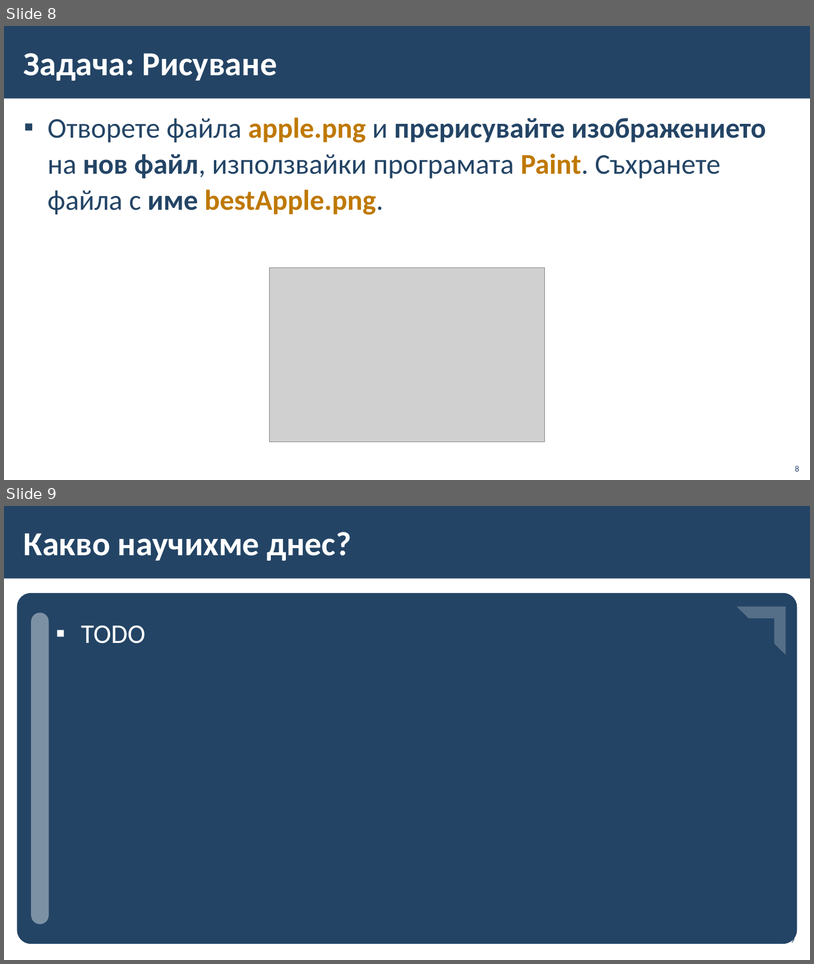
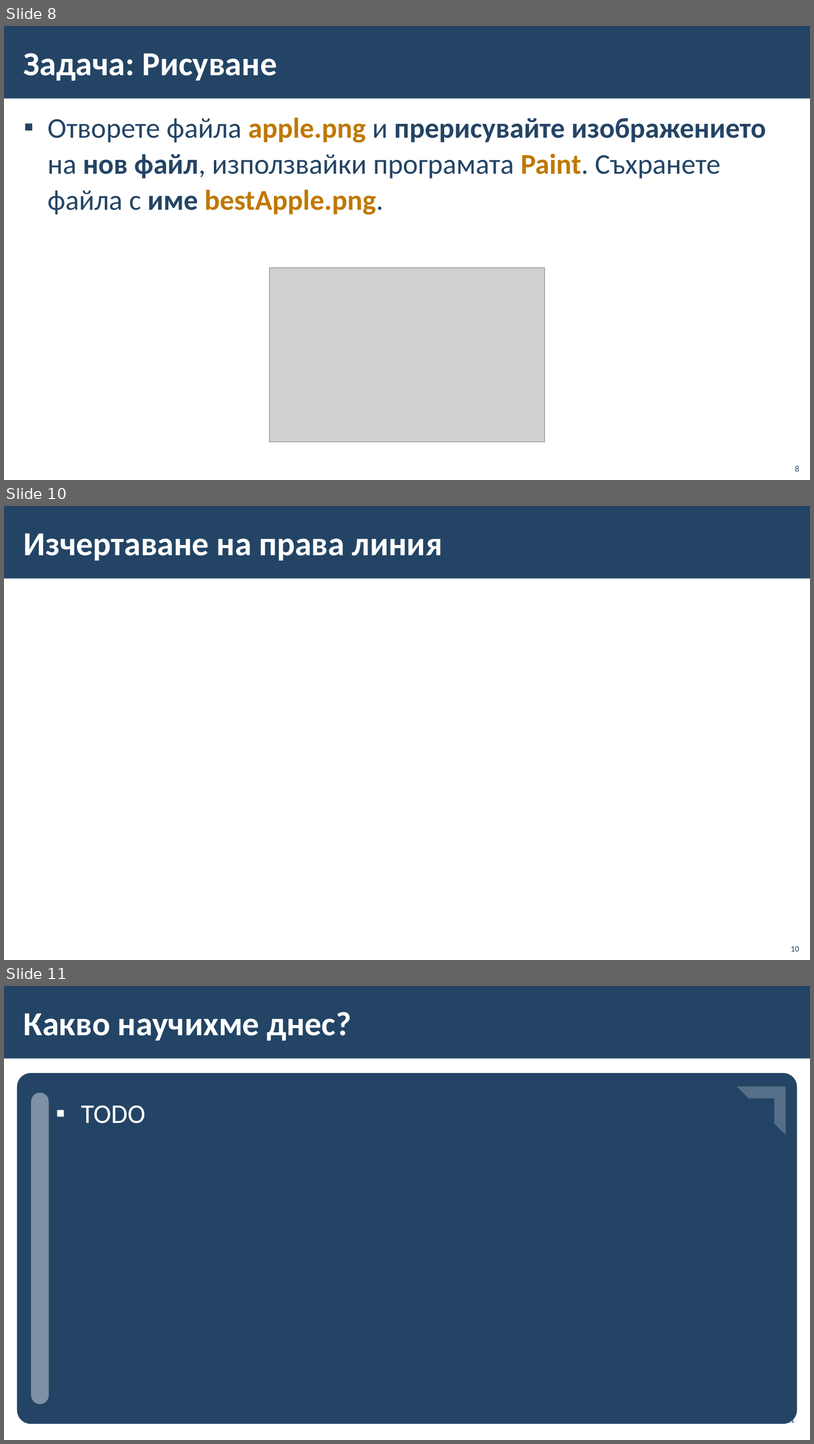
Before and after one commit to BG-IT-Edu/School-Programming, a slide deck: Courses/Computer-Modeling-and-IT/Computer-Modeling-and-IT-5-Class/13-Freehand-Drawing-and-Painting-Tools/13-Freehand-Drawing-and-Painting-Tools.pptx. Shown one above the other, each under a label of ours: slides 8 and 9 before the commit, slides 8, 10 and 11 after it; the slides between them are not shown. The pictures are 814x964 and 814x1444 pixels, drawn with LibreOffice and Linux fonts; fonts in the diff are those of the drawing; grey boxes stand for pictures; background and template pictures are left out. Boxes give left, top, right and bottom in pixels: in the first picture for what was removed or moved away, otherwise in the second. Text is boxed around its words. In the diff, an @@ line names an element or a change of style, - is before the commit and + after.

```diff
--- a/Courses/Computer-Modeling-and-IT/Computer-Modeling-and-IT-5-Class/13-Freehand-Drawing-and-Painting-Tools/13-Freehand-Drawing-and-Painting-Tools.pptx
+++ b/Courses/Computer-Modeling-and-IT/Computer-Modeling-and-IT-5-Class/13-Freehand-Drawing-and-Painting-Tools/13-Freehand-Drawing-and-Painting-Tools.pptx
@@ slide 10 added at box(4, 506, 810, 960), background #FFFFFF; not listed: 1 template element that a slide beside it also shows @@
@@ title added at box(24, 533, 443, 561), 40 pt, text #FFFFFF, bold @@
+Изчертаване на права линия
@@ page number added at box(791, 946, 800, 951), 10 pt, text #234465 @@
+10
@@ what was slide 9 is now slide 11 @@
@@ page number at box(786, 1418, 795, 1425): text changed @@
-9
+11
```
Also in this commit, not shown: 1 other slide added.
